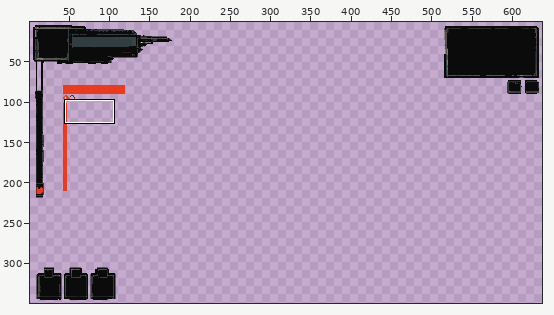
Pixel-art file, stored at game/public/assets/ui/ui_hud_01.ase. The picture above shows the old version from afar; the outline marks the close-up.
Close-up. First the earlier version:
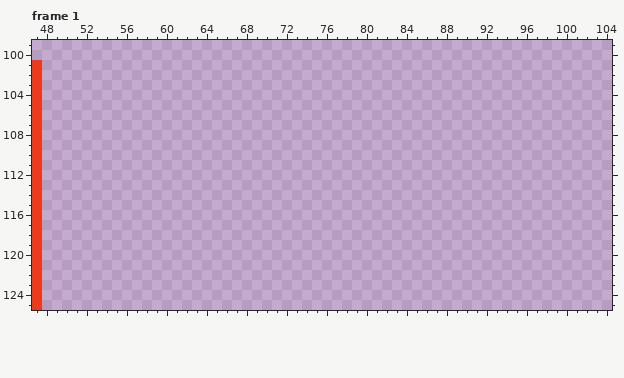
640x360 pixels, 2 frames. Shown: frame 1: x 47..104, y 99..125. The wide view leaves out empty margins.
The result:
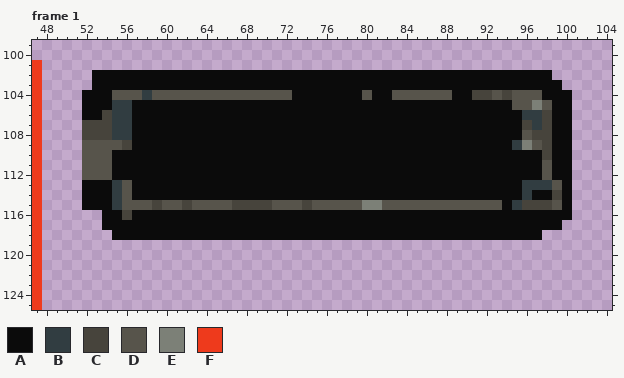
Palette (. is transparent): A #0b0b0b  B #313d41  C #47443c  D #57544b  E #7c8077  F #ee3a1c
Diff:
Frame 1:
Colour A is added in row 102 at x 53 to 98; in row 103 at x 53 to 99; in row 104 at x 52 to 54, 73 to 79, 81 to 82, 89 to 90 and 98 to 100; in row 105 at x 52 to 54, 57 to 94 and 99 to 100; in row 106 at x 52 to 53, 57 to 95 and 99 to 100; in rows 107 to 108 at x 57 to 95 and 99 to 100.
Colour A is added in row 109 at x 57 to 94 and 99 to 100; in rows 110 to 112 at x 55 to 97 and 99 to 100; in row 113 at x 52 to 54, 57 to 95 and 100; in row 114 at x 52 to 54, 57 to 95, 97 to 98 and 100; in row 115 at x 52 to 54, 94 and 100; in row 116 at x 54 to 55 and 57 to 100.
Colour A is added in row 117 at x 54 to 99; in row 118 at x 55 to 97.
Colour B is added in row 104 at x 58; in row 105 at x 55 to 56; in row 106 at x 55 to 56 and 96 to 97; in row 107 at x 55 to 56 and 97; in row 108 at x 55 to 56; in row 109 at x 95.
Colour B is added in row 113 at x 55 and 96 to 98; in row 114 at x 55 and 96; in row 115 at x 55 and 95.
Colour C is added in row 104 at x 91 to 92 and 94; in row 106 at x 54 and 98; in row 107 at x 52 to 54, 96 and 98; in row 108 at x 52 to 54 and 97 to 98; in row 109 at x 56 and 98; in row 110 at x 98.
Colour C is added in row 114 at x 99; in row 115 at x 59, 62, 67 to 70, 74 and 96 to 98; in row 116 at x 56.
Colour D is added in row 104 at x 55 to 57, 59 to 72, 80, 83 to 88, 93 and 95 to 97; in row 105 at x 95 to 96 and 98; in row 108 at x 96; in row 109 at x 52 to 55 and 97; in row 110 at x 52 to 54; in rows 111 to 112 at x 52 to 54 and 98.
Colour D is added in row 113 at x 56 and 99; in row 114 at x 56; in row 115 at x 56 to 58, 60 to 61, 63 to 66, 71 to 73, 75 to 79, 82 to 93 and 99.
Colour E is added in row 105 at x 97; in row 109 at x 96; in row 115 at x 80 to 81.
Where, in picture pixels (left, top, right, bottom), the same in both close-ups:
added: (82, 70, 572, 240)
